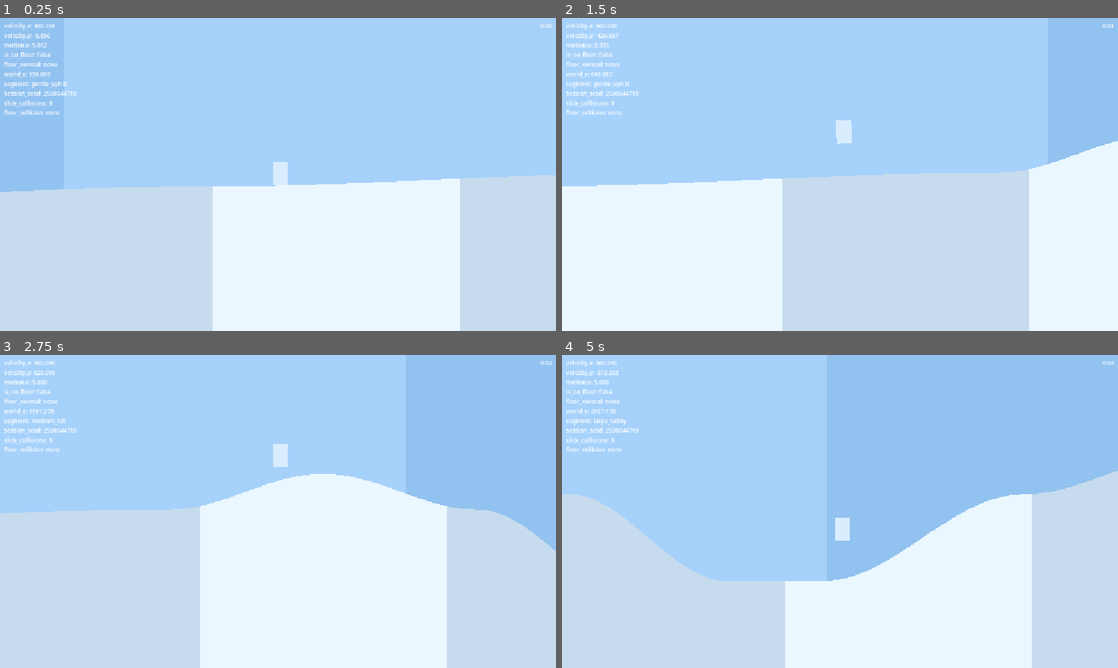
Above: before the commit, frames 1-4 (two rows, left to right).
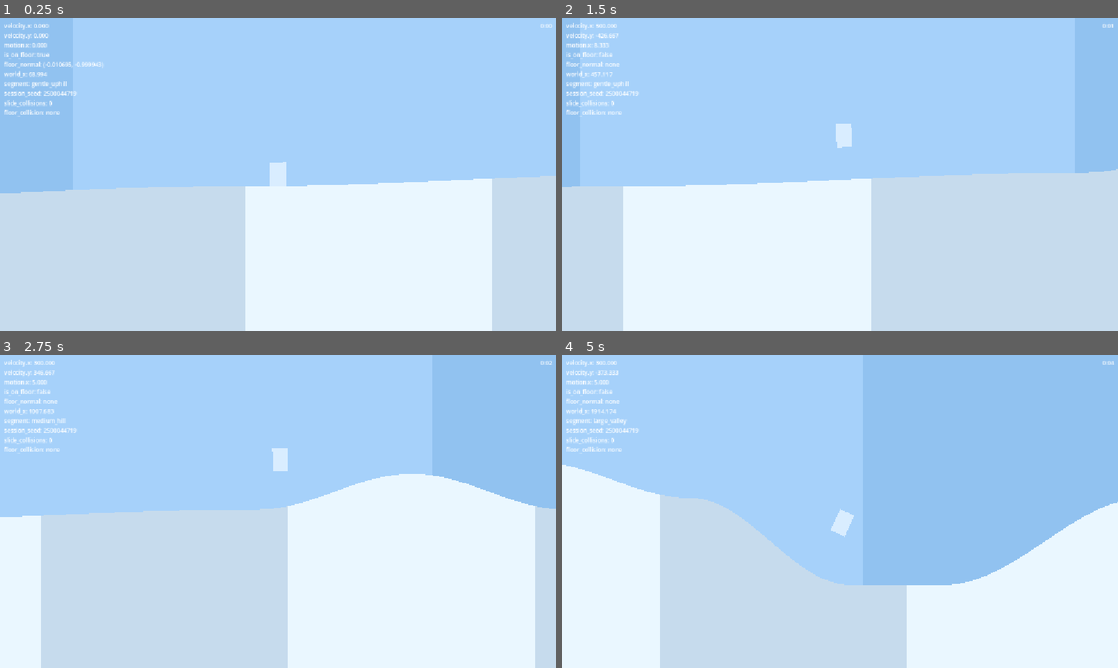
Above: after the commit, the same moments.

Repository: Kiernan-Hub/Aurora
Game: Godot game, scene res://scenes/main.tscn
Same seed, same stepped clock (60 frames per second), same inputs: the game is played once before the commit and once after it.
Inputs:
- Up to frame 1 (0.25 s): no input
- Up to frame 2 (1.5 s): tap Enter (ui_accept) at 0.5, 0.6, 0.77, 1.07, 1.35 s; hold Up (ui_up) from 0.53 s (still down)
- Up to frame 3 (2.75 s): tap Enter (ui_accept) at 1.52, 1.82, 2.1 s; release Up (ui_up) at 2.03 s; hold Down (ui_down) from 2.03 s (still down)
- Up to frame 4 (5 s): release Down (ui_down) at 2.78 s; hold Up (ui_up) 2.78-4.28 s; tap Enter (ui_accept) at 2.85, 3.02, 3.32, 3.6, 3.77, 4.07, 4.35, 4.52, 4.82 s; hold Down (ui_down) from 4.28 s (still down)

The runs differ from the first frame. In frame 1, 6.1% of the frame differs, in the area x 0-100%, y 2-100%; in frame 2, 23%; in frame 3, 24%; in frame 4, 36%, in the area x 0-100%, y 17-100%.
Error after the commit: Invalid call. Nonexistent function 'get_collision_chord_slope_angle' in base 'Node2D (TerrainGenerator)'. (res://scripts/player/player.gd:220)

Commit message:
Fix is_on_floor() flicker on rising terrain
Uphill velocity aims the body along the surface (velocity.y < 0), which is
tangential enough that move_and_slide() finds no contact and is_on_floor()
goes false -- and Godot's own floor snap declines to fix it, since
_snap_on_floor suppresses whenever velocity faces up_direction. The next
frame ran the gravity model and fell back onto the surface, repeating at a
~2-frame period. Measured flip rate: gentle_uphill ~60-65%, other rising
segments ~10-12%, falling/flat <0.5%.

Two changes, needed together: an is_jump_ascending flag replaces the
`velocity.y >= 0.0` grounded-model gate, which was misreading every uphill
tangent as a jump ascent (76-78% of genuinely grounded gentle_uphill frames
were running the gravity model instead of the slope-tangent model); and a
forced apply_floor_snap(), scoped to exactly the case Godot's own snap
suppresses, closes the sub-pixel gap that caused the flicker.

Verified: uphill flip rate 0.34-0.36 -> 0.0000 across 6 regression seeds
(no-input and scripted-jump); terrain_invariant_check PASS/8 seeds;
freeze_search 0 stalls on all 3 known-bad seeds; 60k-frame replay
no_freeze/0 recoveries. floor_flicker_probe.gd is the new permanent gate.

Not fully fixed: a residual sub-pixel bounce is still visible in-game on
curved hill/valley segments (documented in CLAUDE.md), and the long
mega_drop-slope jitter is a separate, still-open issue this barely touches.

Co-Authored-By: Claude Sonnet 5 <noreply@anthropic.com>

Diff:
--- /dev/null
+++ b/scripts/debug/floor_flicker_probe.gd
@@ -0,0 +1,277 @@
+extends SceneTree
+
+# Regression gate for the is_on_floor() flicker on rising terrain (fixed 2026-07-29).
+#
+# The bug: on an uphill the grounded velocity model aims the body ALONG the rising
+# surface, so velocity.y < 0. Two things followed from that one sign:
+#   1. The step is tangential, so move_and_slide() found no contact at all
+#      (slide_collision_count == 0) and is_on_floor() went false...
+#   2. ...and Godot's own floor snapping, which exists to fix exactly that, is
+#      suppressed whenever velocity faces up_direction (CharacterBody2D's
+#      _snap_on_floor early-returns on vel_dir_facing_up). So nothing re-seated it.
+# The next frame ran the gravity model, fell the ~0.4px back onto the surface, and
+# the cycle repeated at ~2-frame period. The body never actually left the terrain.
+#
+# What this probe asserts, per segment label and per slope sign:
+#   - floor-flip rate: was ~0.36 on uphill frames vs ~0.01 on downhill before the fix
+#   - gravity model running on a grounded body: was ~0.23-0.33 on rising segments
+#   - forced-snap displacement: must stay sub-pixel, or the snap is cancelling real
+#     airtime instead of closing a sub-pixel gap
+#   - contact quality (surface-gap wobble, vertical-motion reversals, airborne
+#     fraction), so a fix that trades flicker for worse contact cannot pass quietly
+#
+# Metric definitions are local to this file: the harness that produced the historical
+# 0.210px / 4.09% figures no longer exists, so numbers here are only comparable
+# against a baseline run of this same script.
+#
+# Usage:
+#   Godot --headless --path . --script res://scripts/debug/floor_flicker_probe.gd -- \
+#       --seeds=941462462,2160065702 --frames=20000 [--trace=gentle_uphill --tracelines=40]
+const MAIN_SCENE: PackedScene = preload("res://scenes/main.tscn")
+const DEFAULT_SEEDS: String = "941462462,2160065702,3188032853,222894852,12345,987654321"
+const FLAT_SLOPE_EPSILON: float = 0.001
+
+
+class SegmentStats:
+	var frames: int = 0
+	var flips: int = 0
+	var grounded_frames: int = 0
+	var gravity_model_while_grounded: int = 0
+	var gap_sum: float = 0.0
+	var gap_delta_sum: float = 0.0
+	var gap_delta_samples: int = 0
+	var motion_y_reversals: int = 0
+	var motion_y_samples: int = 0
+	var forced_snaps: int = 0
+	var forced_snap_y_sum: float = 0.0
+
+
+func _init() -> void:
+	var seeds_text: String = get_string_argument("--seeds", DEFAULT_SEEDS)
+	var frame_limit: int = get_int_argument("--frames", 20000)
+	var trace_label: String = get_string_argument("--trace", "")
+	var trace_lines: int = get_int_argument("--tracelines", 0)
+	# The fix rewrote the jump gate, so the jump has to be exercised: a no-input
+	# replay never sets is_jump_ascending and would pass with the jump fully broken.
+	var jump_period: int = get_int_argument("--jump", 0)
+
+	print("FLICKER_BEGIN\tgodot=%s\tframes_per_seed=%d" % [
+		Engine.get_version_info()["string"], frame_limit,
+	])
+	var worst_uphill_flip_rate: float = 0.0
+	var worst_gravity_while_grounded: float = 0.0
+	var worst_snap_y: float = 0.0
+	var total_recoveries: int = 0
+	var total_stuck_events: int = 0
+
+	for seed_text: String in seeds_text.split(","):
+		var session_seed: int = seed_text.strip_edges().to_int()
+		var result: Dictionary = await run_seed(session_seed, frame_limit, trace_label, trace_lines, jump_period)
+		worst_uphill_flip_rate = maxf(worst_uphill_flip_rate, result["uphill_flip_rate"])
+		worst_gravity_while_grounded = maxf(worst_gravity_while_grounded, result["worst_gravity_while_grounded"])
+		worst_snap_y = maxf(worst_snap_y, result["forced_snap_max_y"])
+		total_recoveries += int(result["stall_recoveries"])
+		total_stuck_events += int(result["stuck_events"])
+
+	print("FLICKER_SUMMARY")
+	print("    worst uphill flip rate               : %.4f" % worst_uphill_flip_rate)
+	print("    worst gravity-model-while-grounded   : %.4f" % worst_gravity_while_grounded)
+	print("    largest forced floor snap (px)       : %.4f" % worst_snap_y)
+	print("    stall recoveries / stuck events      : %d / %d" % [total_recoveries, total_stuck_events])
+	print("FLICKER_END")
+	quit(0)
+
+
+func run_seed(session_seed: int, frame_limit: int, trace_label: String, trace_lines: int, jump_period: int) -> Dictionary:
+	var main: Node = MAIN_SCENE.instantiate()
+	var terrain_generator: TerrainGenerator = main.get_node("TerrainGenerator") as TerrainGenerator
+	var player: Player = main.get_node("Player") as Player
+	terrain_generator.debug_replay_session_seed = session_seed
+	player.DEBUG_SHOW_PLAYER_STATE = false
+	player.DEBUG_LOG_FREEZE_REPRO = false
+	root.add_child(main)
+	await physics_frame
+
+	var per_label: Dictionary = {}
+	var uphill_frames: int = 0
+	var uphill_flips: int = 0
+	var downhill_frames: int = 0
+	var downhill_flips: int = 0
+	var flat_frames: int = 0
+	var flat_flips: int = 0
+	var airborne_frames: int = 0
+	var trace_budget: int = trace_lines
+	var previous_grounded: bool = player.is_on_floor()
+	var jump_count: int = 0
+	var airborne_streak: int = 0
+	var max_airborne_streak: int = 0
+	var streak_apex_height: float = 0.0
+	var apex_height_sum: float = 0.0
+	var max_apex_height: float = 0.0
+	var completed_streaks: int = 0
+	var previous_forced_snap_count: int = 0
+	var previous_gap: float = 0.0
+	var previous_jump_ascending: bool = false
+	var previous_motion_y: float = 0.0
+	var has_previous_frame: bool = false
+
+	for frame_index: int in range(frame_limit):
+		if jump_period > 0:
+			if frame_index % jump_period == 0:
+				Input.action_press("ui_accept")
+			elif frame_index % jump_period == 1:
+				Input.action_release("ui_accept")
+		await physics_frame
+
+		var world_x: float = player.global_position.x
+		var grounded: bool = player.is_on_floor()
+		var label: String = segment_label_at(terrain_generator, world_x)
+		var slope_angle: float = terrain_generator.get_slope_angle_at_x(world_x)
+		var flipped: bool = has_previous_frame and grounded != previous_grounded
+		# Negative gap = capsule bottom above the sampled surface. Sub-pixel values are
+		# normal: safe_margin is 1.0, so the solver deliberately holds the body off.
+		var surface_gap: float = (player.global_position.y + player.capsule_half_height) - terrain_generator.get_surface_world_y(world_x)
+		var motion_y: float = player.last_physics_displacement.y
+
+		if not per_label.has(label):
+			per_label[label] = SegmentStats.new()
+		var stats: SegmentStats = per_label[label]
+		stats.frames += 1
+		# Attribute each forced snap to the segment it fired on, and record how far it
+		# moved the body: a snap that only closes a sub-pixel gap is corrective, while a
+		# multi-pixel one would mean real airtime is being cancelled.
+		if player.debug_forced_floor_snap_count > previous_forced_snap_count:
+			stats.forced_snaps += 1
+			stats.forced_snap_y_sum += player.debug_forced_floor_snap_last_y
+		previous_forced_snap_count = player.debug_forced_floor_snap_count
+		if flipped:
+			stats.flips += 1
+		if grounded:
+			stats.grounded_frames += 1
+			if not player.is_using_grounded_model:
+				stats.gravity_model_while_grounded += 1
+			stats.gap_sum += surface_gap
+		else:
+			airborne_frames += 1
+			airborne_streak += 1
+			streak_apex_height = maxf(streak_apex_height, -surface_gap)
+
+		# Contact quality is measured across EVERY consecutive frame pair, not only
+		# pairs where both frames were grounded. Gating on grounded-ness excludes the
+		# flicker's own fall-back-onto-the-surface transitions -- the largest gap steps
+		# in the run -- which would flatter a pre-fix baseline against a post-fix one.
+		if has_previous_frame:
+			stats.gap_delta_sum += absf(surface_gap - previous_gap)
+			stats.gap_delta_samples += 1
+			stats.motion_y_samples += 1
+			if signf(motion_y) != signf(previous_motion_y) and not is_zero_approx(motion_y):
+				stats.motion_y_reversals += 1
+
+		# Slope sign in screen space: +y is down, so a negative angle is rising ground.
+		if slope_angle < -FLAT_SLOPE_EPSILON:
+			uphill_frames += 1
+			if flipped:
+				uphill_flips += 1
+		elif slope_angle > FLAT_SLOPE_EPSILON:
+			downhill_frames += 1
+			if flipped:
+				downhill_flips += 1
+		else:
+			flat_frames += 1
+			if flipped:
+				flat_flips += 1
+
+		if trace_budget > 0 and label == trace_label:
+			trace_budget -= 1
+			print("FLICKER_TRACE\tx=%.3f\tfloor=%d\tprev_floor=%d\tmodel=%s\tvy=%.4f\tmotion_y=%.5f\tgap=%.4f\tslope_deg=%.4f\tslides=%d%s" % [
+				world_x, int(grounded), int(previous_grounded),
+				"GROUNDED" if player.is_using_grounded_model else "GRAVITY",
+				player.velocity.y, motion_y, surface_gap, rad_to_deg(slope_angle),
+				player.get_slide_collision_count(), "\tFLIP" if flipped else "",
+			])
+
+		if grounded and airborne_streak > 0:
+			max_airborne_streak = maxi(max_airborne_streak, airborne_streak)
+			completed_streaks += 1
+			apex_height_sum += streak_apex_height
+			max_apex_height = maxf(max_apex_height, streak_apex_height)
+			airborne_streak = 0
+			streak_apex_height = 0.0
+		if player.is_jump_ascending and not previous_jump_ascending:
+			jump_count += 1
+		previous_jump_ascending = player.is_jump_ascending
+		previous_grounded = grounded
+		previous_gap = surface_gap
+		previous_motion_y = motion_y
+		has_previous_frame = true
+
+	var uphill_flip_rate: float = ratio(uphill_flips, uphill_frames)
+	print("FLICKER_RESULT\tseed=%d\tdistance=%.0f" % [session_seed, player.global_position.x])
+	print("    by slope sign : uphill frames=%6d flip_rate=%.4f | downhill frames=%6d flip_rate=%.4f | flat frames=%6d flip_rate=%.4f" % [
+		uphill_frames, uphill_flip_rate,
+		downhill_frames, ratio(downhill_flips, downhill_frames),
+		flat_frames, ratio(flat_flips, flat_frames),
+	])
+	print("    jumps=%d  airborne_streaks=%d  max_streak=%d frames  apex mean=%.2f px max=%.2f px" % [
+		jump_count, completed_streaks, max_airborne_streak,
+		ratio_float(apex_height_sum, completed_streaks), max_apex_height,
+	])
+	print("    airborne fraction=%.4f  forced_snaps=%d (max %.4f px)  recoveries=%d  stuck=%d" % [
+		ratio(airborne_frames, frame_limit), player.debug_forced_floor_snap_count,
+		player.debug_forced_floor_snap_max_y, player.debug_stall_recovery_count,
+		player.debug_stuck_event_count,
+	])
+	var worst_gravity_while_grounded: float = 0.0
+	var labels: Array = per_label.keys()
+	labels.sort()
+	for label: String in labels:
+		var stats: SegmentStats = per_label[label]
+		var gravity_rate: float = ratio(stats.gravity_model_while_grounded, stats.grounded_frames)
+		worst_gravity_while_grounded = maxf(worst_gravity_while_grounded, gravity_rate)
+		print("    %-20s frames=%6d flip_rate=%.4f gravity_while_grounded=%.4f mean_gap=%+.4f gap_wobble=%.4f vy_reversals=%.4f snaps=%.4f/frame mean_snap=%.4f" % [
+			label, stats.frames, ratio(stats.flips, stats.frames), gravity_rate,
+			ratio_float(stats.gap_sum, stats.grounded_frames),
+			ratio_float(stats.gap_delta_sum, stats.gap_delta_samples),
+			ratio(stats.motion_y_reversals, stats.motion_y_samples),
+			ratio(stats.forced_snaps, stats.frames),
+			ratio_float(stats.forced_snap_y_sum, stats.forced_snaps),
+		])
+
+	var result: Dictionary = {
+		"uphill_flip_rate": uphill_flip_rate,
+		"worst_gravity_while_grounded": worst_gravity_while_grounded,
+		"forced_snap_max_y": player.debug_forced_floor_snap_max_y,
+		"stall_recoveries": player.debug_stall_recovery_count,
+		"stuck_events": player.debug_stuck_event_count,
+	}
+	main.queue_free()
+	await process_frame
+	return result
+
+
+func ratio(count: int, total: int) -> float:
+	return float(count) / maxf(float(total), 1.0)
+
+
+func ratio_float(total: float, count: int) -> float:
+	return total / maxf(float(count), 1.0)
+
+
+func segment_label_at(terrain_generator: TerrainGenerator, world_x: float) -> String:
+	terrain_generator.ensure_segment_cache_for_world_x(world_x)
+	return terrain_generator.get_segment_selection_label(terrain_generator.find_segment_index_at_x(world_x))
+
+
+func get_string_argument(argument_name: String, default_value: String) -> String:
+	var prefix: String = argument_name + "="
+	for argument: String in OS.get_cmdline_user_args():
+		if argument.begins_with(prefix):
+			return argument.trim_prefix(prefix)
+	return default_value
+
+
+func get_int_argument(argument_name: String, default_value: int) -> int:
+	var raw_value: String = get_string_argument(argument_name, "")
+	if raw_value.is_empty():
+		return default_value
+	return raw_value.to_int()
--- a/scripts/player/player.gd
+++ b/scripts/player/player.gd
@@ -30,9 +30,9 @@
 # reading exactly 0 -- catches jittering-in-place (small back-and-forth motion that
 # never clears a hard freeze threshold) as well as a flat stall. 60 frames = ~1s.
 const STUCK_WINDOW_FRAME_COUNT: int = 60
-# Even on the steepest face in this generator (~34 degrees, large_valley) minimum
-# forward speed (300 px/s) along-surface is ~250 px/s; a legitimate slope has no
-# reason to produce under 20px of net motion in a full second.
+# Even on the steepest face in this generator (~40.5 degrees, mega_drop) minimum
+# forward speed (300 px/s) along-surface still advances ~228 px/s in x; a legitimate
+# slope has no reason to produce under 20px of net motion in a full second.
 const STUCK_NET_PROGRESS_THRESHOLD: float = 20.0
 
 @export var DEBUG_ALLOW_MANUAL_SPEED_CONTROL: bool = true
@@ -63,6 +63,17 @@
 var stuck_motion_x_window: Array[float] = []
 var stuck_event_reported: bool = false
 var debug_stuck_event_count: int = 0
+# Which of the two velocity models ran this frame. Stored rather than re-derived:
+# apply_grounded_floor_snap() needs it after move_and_slide(), and an external probe
+# cannot reconstruct the choice from post-move state, because move_and_slide()
+# rewrites velocity on any grounded frame that found a contact.
+var is_using_grounded_model: bool = false
+# True from a jump impulse until the apex. Replaces reading `velocity.y < 0.0` as a
+# proxy for "ascending", which an uphill surface tangent also satisfies.
+var is_jump_ascending: bool = false
+var debug_forced_floor_snap_count: int = 0
+var debug_forced_floor_snap_max_y: float = 0.0
+var debug_forced_floor_snap_last_y: float = 0.0
 
 const DEBUG_FREEZE_MIN_VELOCITY_X: float = 1.0
 const DEBUG_FREEZE_MAX_MOTION_X: float = 0.01
@@ -104,8 +115,20 @@
 		velocity.y = JUMP_VELOCITY
 		coyote_timer = 0.0
 		jump_buffer_timer = 0.0
-
-	if is_on_floor() and velocity.y >= 0.0:
+		is_jump_ascending = true
+	elif is_jump_ascending and velocity.y >= 0.0:
+		# Apex: past here the jump is an ordinary fall, so a floor contact means a
+		# landing and the grounded model may take over again.
+		is_jump_ascending = false
+
+	# The gate is "on the floor and not climbing out of a jump", NOT the former
+	# `velocity.y >= 0.0`. That test was trying to let a jump escape the grounded
+	# model, but it also caught every rising frame, because the grounded model's own
+	# velocity is the surface tangent and an uphill tangent points up. Measured before
+	# this changed: on gentle_uphill 76% of frames where the body was genuinely on the
+	# floor ran the airborne gravity model instead of following the surface.
+	is_using_grounded_model = is_on_floor() and not is_jump_ascending
+	if is_using_grounded_model:
 		var slope_tangent: Vector2 = get_slope_tangent()
 		velocity = slope_tangent * speed_manager.current_speed
 	else:
@@ -114,6 +137,9 @@
 
 	var position_before_move: Vector2 = global_position
 	move_and_slide()
+	apply_grounded_floor_snap()
+	# Measured after the snap deliberately: the snap is part of this frame's motion,
+	# and the stall/stuck watchdogs downstream must see where the body actually ended.
 	last_physics_displacement = global_position - position_before_move
 	update_stall_recovery(delta)
 	update_stuck_detection(delta)
@@ -173,13 +199,56 @@
 func get_slope_tangent() -> Vector2:
 	if terrain_generator == null:
 		return Vector2.RIGHT
-	# Derived from the terrain height field (ground truth), not the collision
-	# contact normal: the normal is one frame stale and noisy near slope
-	# discontinuities, which was the source of the mid-air "bounce" jitter on
-	# curved terrain. atan2's dx argument is always positive (2x a fixed
-	# sample distance), so cos(terrain_angle) is always > 0 — no sign flip needed.
-	var terrain_angle: float = terrain_generator.get_slope_angle_at_x(global_position.x)
+	# Aimed along the actual collision chord underfoot (get_collision_chord_slope_angle),
+	# not the continuous height field's +/-2px analytic tangent: the two can disagree
+	# by a couple of degrees on curved terrain since the physical collision surface is
+	# a 16px-ish polyline, not the exact field, and driving velocity along an angle
+	# that doesn't match the surface the body is actually sliding on injects spurious
+	# vertical velocity every chord -- a source of jitter distinct from the
+	# now-fixed float32 freeze bug. atan2's dx argument is always positive (chord
+	# samples are ordered left-to-right), so cos(terrain_angle) is always > 0 — no
+	# sign flip needed.
+	#
+	# Deliberately NOT damped over time (measured, 2026-07-29): exponentially smoothing
+	# this angle the way update_visual_rotation() smooths the sprite makes contact
+	# WORSE, because on a piecewise-linear floor the correct heading IS the current
+	# chord's heading -- lagging it aims the body into the floor on concave stretches
+	# and off it on convex ones. A/B over 9000 frames of seed 941462462: mean
+	# surface-gap wobble 0.210px -> 0.270px, vertical-velocity reversals 4.09% ->
+	# 7.43% of grounded frames, and ~20% more time airborne. Smoothing is correct for
+	# the cosmetic sprite angle and wrong for the vector that determines contact.
+	var terrain_angle: float = terrain_generator.get_collision_chord_slope_angle(global_position.x)
 	return Vector2(cos(terrain_angle), sin(terrain_angle))
+
+
+# Closes the sub-pixel gap that Godot declines to close itself. CharacterBody2D's
+# own floor snapping early-returns whenever the velocity faces up_direction
+# (_snap_on_floor -> vel_dir_facing_up), and on this terrain that is every rising
+# frame, since the grounded model aims velocity along the surface. The step is then
+# tangential, move_and_slide() reports no contact at all (slide_collision_count == 0),
+# and nothing re-seats the body: is_on_floor() goes false while the capsule sits
+# ~0.4px off the terrain, and the next frame runs the gravity model to fall that
+# 0.4px back down. That two-frame cycle was the measured is_on_floor() flicker --
+# ~60% of gentle_uphill frames, ~36% of all rising frames, against <1% on falling
+# ground. The body never actually left the surface; only the engine's floor
+# bookkeeping did. apply_floor_snap() has no velocity gate.
+#
+# Deliberately scoped to exactly the suppressed case. When velocity faces down,
+# Godot's stock snapping already runs and this must not second-guess it -- and note
+# that stock snapping glues the body over the same FLOOR_SNAP_LENGTH in that
+# direction, so this cannot cancel airtime the engine would otherwise have granted.
+func apply_grounded_floor_snap() -> void:
+	if not is_using_grounded_model or is_on_floor() or velocity.y >= 0.0:
+		return
+
+	var snap_start_y: float = global_position.y
+	apply_floor_snap()
+	if not is_on_floor():
+		return
+
+	debug_forced_floor_snap_count += 1
+	debug_forced_floor_snap_last_y = absf(global_position.y - snap_start_y)
+	debug_forced_floor_snap_max_y = maxf(debug_forced_floor_snap_max_y, debug_forced_floor_snap_last_y)
 
 
 func get_capsule_half_height() -> float:
Not shown, added: scripts/debug/floor_flicker_probe.gd.uid
Not shown, changed: CLAUDE.md
